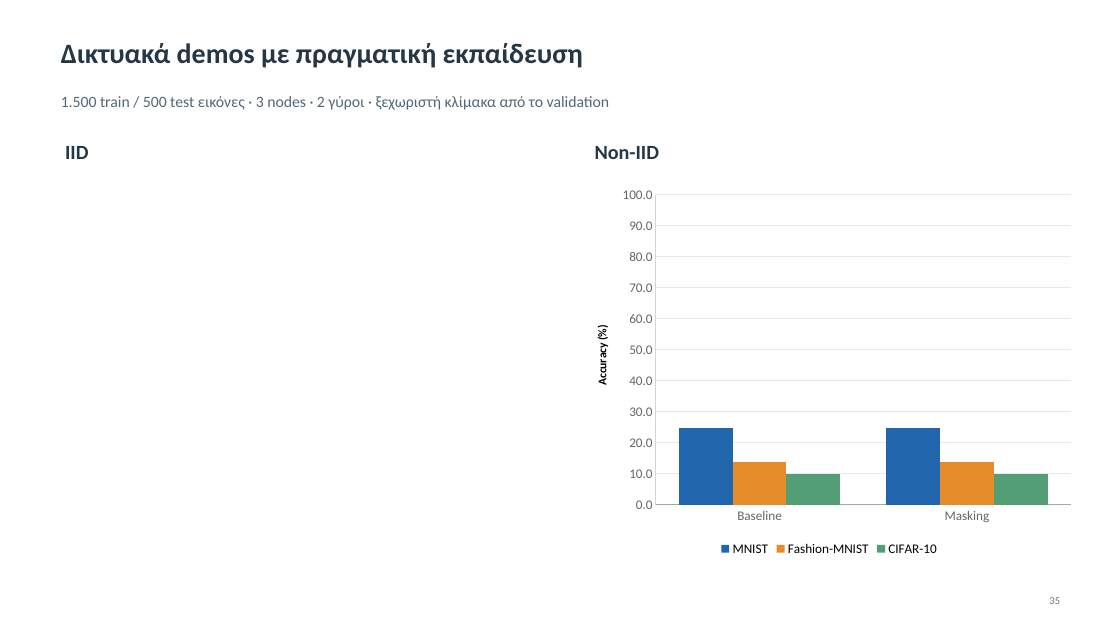
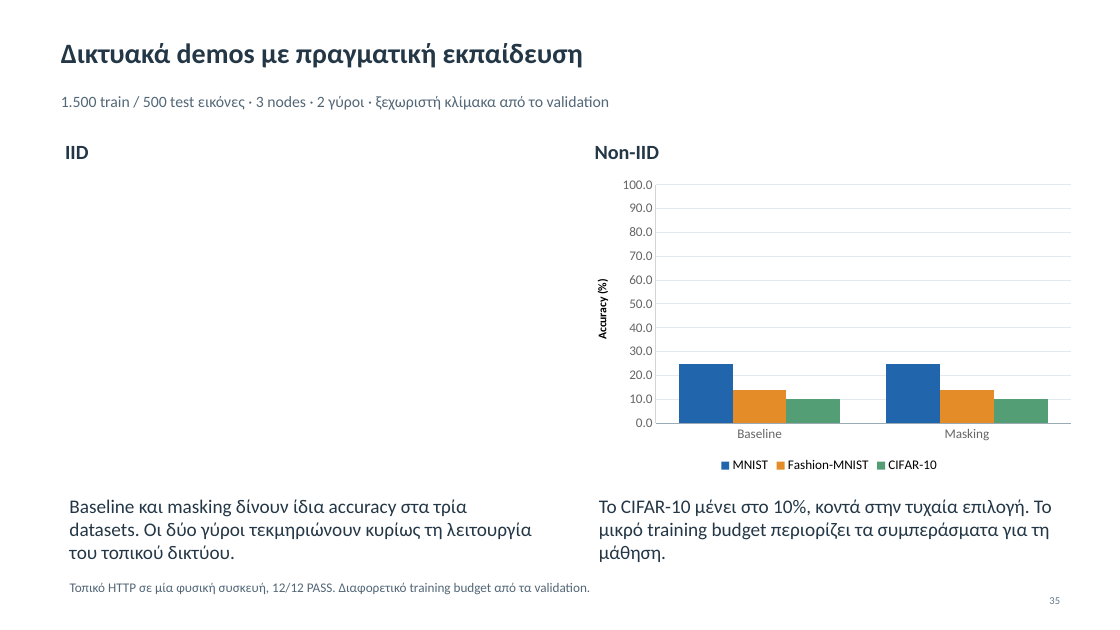
Before and after one commit to Dionisis09/secure-dfl-thesis, a slide deck: slide 35 of docs/Secure_DFL_Thesis_Presentation.pptx. Drawn at 1120x630 pixels with LibreOffice and Linux fonts; fonts in the diff are those of the drawing. Boxes give left, top, right and bottom in pixels: in the first picture for what was removed or moved away, otherwise in the second. Text is boxed around its words. In the diff, an @@ line names an element or a change of style, - is before the commit and + after.

Commit message:
Explain findings beneath presentation result charts

```diff
--- a/docs/Secure_DFL_Thesis_Presentation.pptx
+++ b/docs/Secure_DFL_Thesis_Presentation.pptx
@@ column chart: place and size @@
-column chart at box(578, 180, 1081, 560)
+column chart at box(578, 171, 1081, 477)
@@ text added at box(69, 499, 532, 559), 16.5 pt, text #243746 @@
+Baseline και masking δίνουν ίδια accuracy στα τρία datasets. Οι δύο γύροι τεκμηριώνουν κυρίως τη λειτουργία του τοπικού δικτύου.
@@ text added at box(599, 499, 1052, 562), 16.5 pt, text #243746 @@
+Το CIFAR-10 μένει στο 10%, κοντά στην τυχαία επιλογή. Το μικρό training budget περιορίζει τα συμπεράσματα για τη μάθηση.
@@ text added at box(70, 582, 591, 594), 11.2 pt, text #536777 @@
+Τοπικό HTTP σε μία φυσική συσκευή, 12/12 PASS. Διαφορετικό training budget από τα validation.
```
Also in this commit, not shown: 14 other slides changed, 1 other file.
